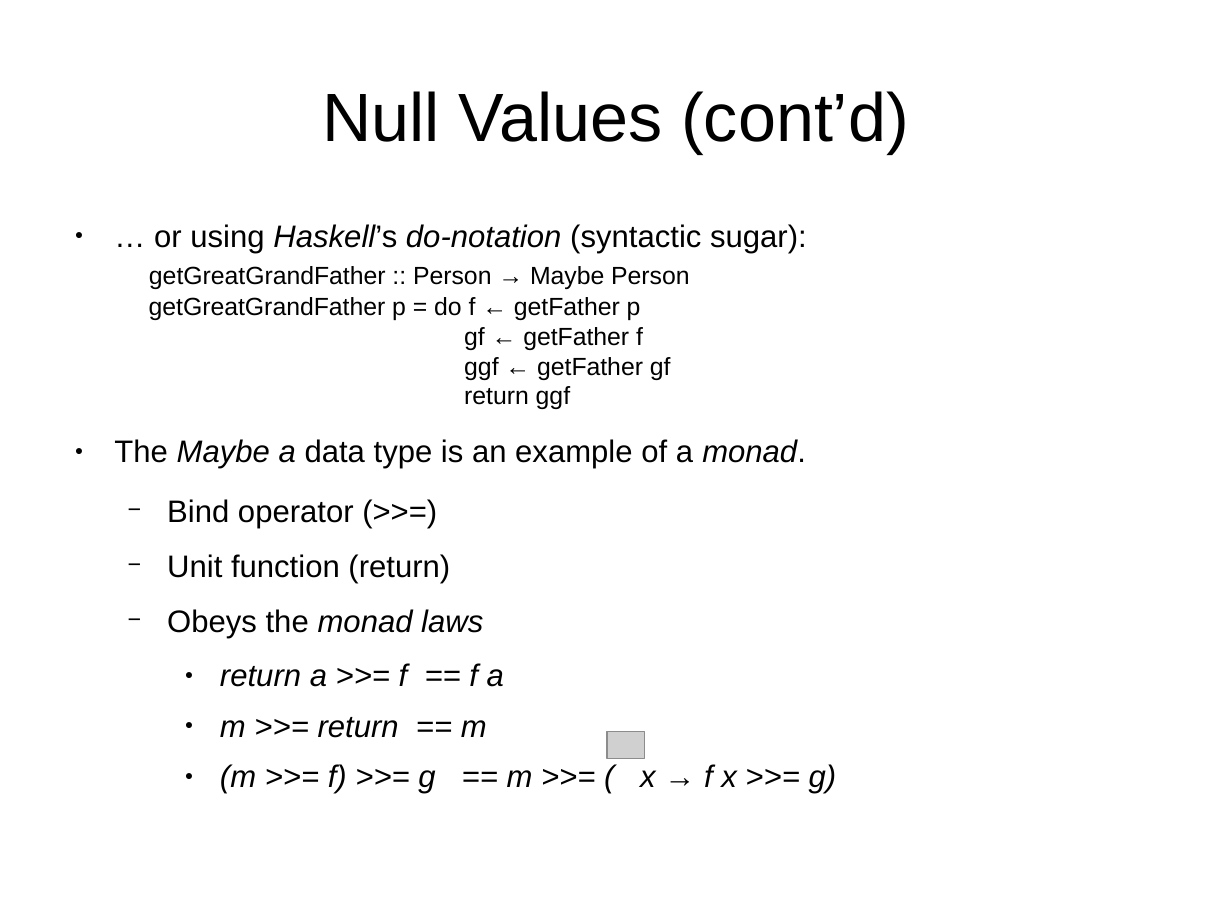
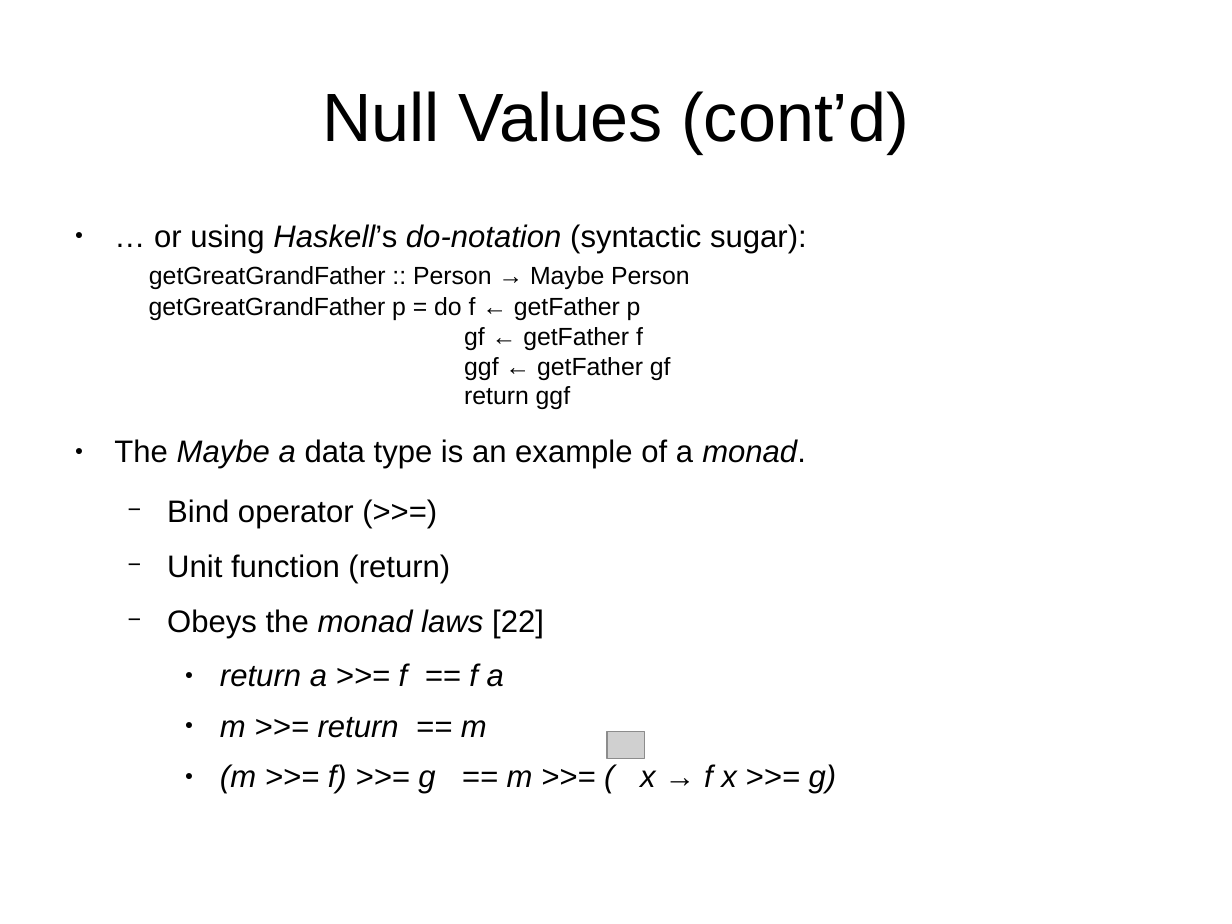
Before and after one commit to bstamour/SLHS, a slide deck: slide 33 of docs/proposal-from-bob.odp. Drawn at 1232x924 pixels with LibreOffice and Linux fonts; fonts in the diff are those of the drawing; grey boxes stand for pictures; background and template pictures are left out. Boxes give left, top, right and bottom in pixels: in the first picture for what was removed or moved away, otherwise in the second. Text is boxed around its words. In the diff, an @@ line names an element or a change of style, - is before the commit and + after.

```diff
--- a/docs/proposal-from-bob.odp
+++ b/docs/proposal-from-bob.odp
@@ text at box(167, 609, 544, 638): text changed; italic off @@
-  − Obeys the monad laws
+  − Obeys the monad laws [22]
```
Also in this commit, not shown: 10 other slides changed, 4 slides added, 1 slide removed.
